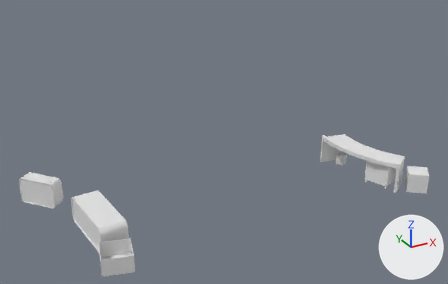
A saved change to the glTF model public/floors/floor-1-b.glb.
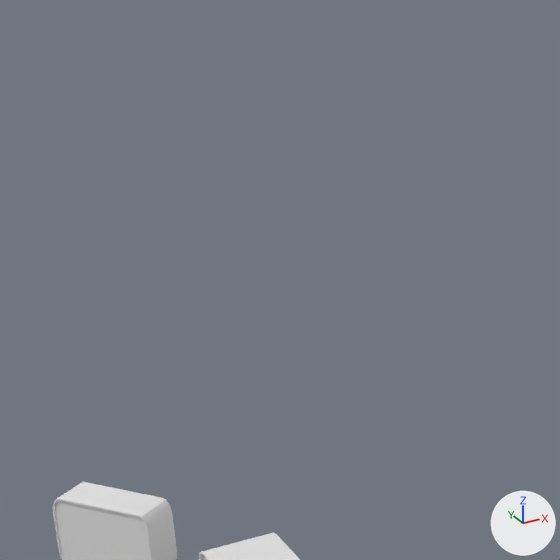
Old and new are each drawn whole from a camera (50 mm lens) standing at (-20.9, -44.2, 23.7) and looking at (5.6, 3.9, -0.3) and again close up on the part from 0% to 45% of the width and 0% to 70% of the height. The axes (+X, +Y, +Z) are drawn at lower right. The lights are the same throughout. The close-ups show mesh edges as thin lines. Where no turn or scale is listed for an object, it has been applied to the vertices.

In view in the first close-up: 'physical table left.001', 'physical table left.002'.
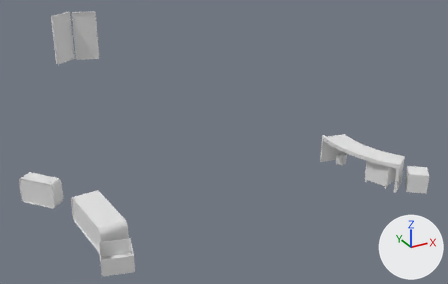
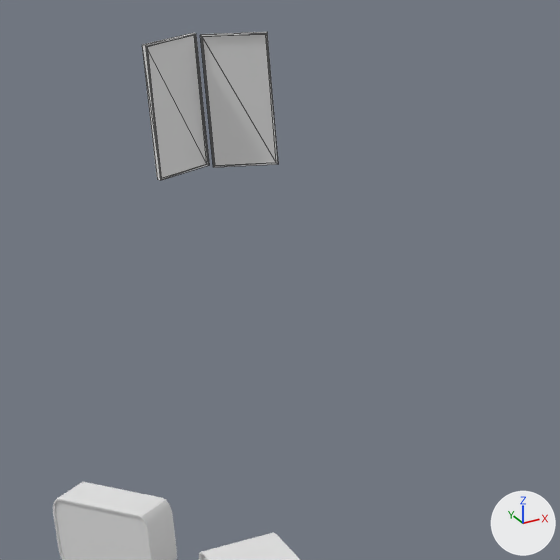
What differs and where, as boxes (x1, y1, x2, y2) in the close-ups (560 x 560 px):
'door 1.002', added: after (200, 32, 278, 167)
'door 2.002', added: after (142, 33, 209, 180)

The change, as a diff of the scene's bpy script:
```diff
--- a/public/floors/floor-1-b.glb.py
+++ b/public/floors/floor-1-b.glb.py
@@ me_cube_008 @@
+me_cube_008.from_pydata([(1.3, 0.53, -2.98), (1.3, 0.53, 2.98), (-1.19, -0.75, -2.98), (-1.19, -0.75, 2.98), (-1.37, -0.56, 3.05), (-1.37, -0.56, -3.05), (1.25, 0.78, -3.05), (1.25, 0.78, 3.05), (-1.25, -0.78, -3.05), (1.37, 0.56, -3.05), (1.37, 0.56, 3.05), (-1.25, -0.78, 3.05), (-1.22, -0.69, -2.98), (1.27, 0.59, -2.98), (1.27, 0.59, 2.98), (-1.22, -0.69, 2.98)], [], [(3, 2, 12), (3, 12, 15), (8, 11, 4), (8, 4, 5), (6, 7, 10), (6, 10, 9), (8, 5, 6), (8, 6, 9), (4, 11, 10), (4, 10, 7), (0, 2, 8), (0, 8, 9), (1, 0, 9), (1, 9, 10), (3, 1, 10), (3, 10, 11), (2, 3, 11), (2, 11, 8), (13, 14, 15), (13, 15, 12), (0, 1, 14), (0, 14, 13), (1, 3, 15), (1, 15, 14), (2, 0, 13), (2, 13, 12)])
@@ me_cube_009 @@
+me_cube_009.from_pydata([(1.29, -0.57, -2.98), (1.29, -0.57, 2.98), (-1.37, 0.34, -2.98), (-1.37, 0.34, 2.98), (-1.35, 0.6, 3.05), (-1.35, 0.6, -3.05), (1.43, -0.36, -3.05), (1.43, -0.36, 3.05), (-1.43, 0.36, -3.05), (1.35, -0.6, -3.05), (1.35, -0.6, 3.05), (-1.43, 0.36, 3.05), (-1.34, 0.41, -2.98), (1.31, -0.51, -2.98), (1.31, -0.51, 2.98), (-1.34, 0.41, 2.98)], [], [(3, 2, 12), (3, 12, 15), (8, 11, 4), (8, 4, 5), (6, 7, 10), (6, 10, 9), (8, 5, 6), (8, 6, 9), (4, 11, 10), (4, 10, 7), (0, 2, 8), (0, 8, 9), (1, 0, 9), (1, 9, 10), (3, 1, 10), (3, 10, 11), (2, 3, 11), (2, 11, 8), (13, 14, 15), (13, 15, 12), (0, 1, 14), (0, 14, 13), (1, 3, 15), (1, 15, 14), (2, 0, 13), (2, 13, 12)])
@@ ob_door_2_002 @@
+ob_door_2_002 = bpy.data.objects.new('door 2.002', me_cube_008)
+ob_door_2_002.location = (-1.48, 33.14, 4.23)
@@ ob_door_1_002 @@
+ob_door_1_002 = bpy.data.objects.new('door 1.002', me_cube_009)
+ob_door_1_002.location = (1.39, 32.95, 4.22)
```
